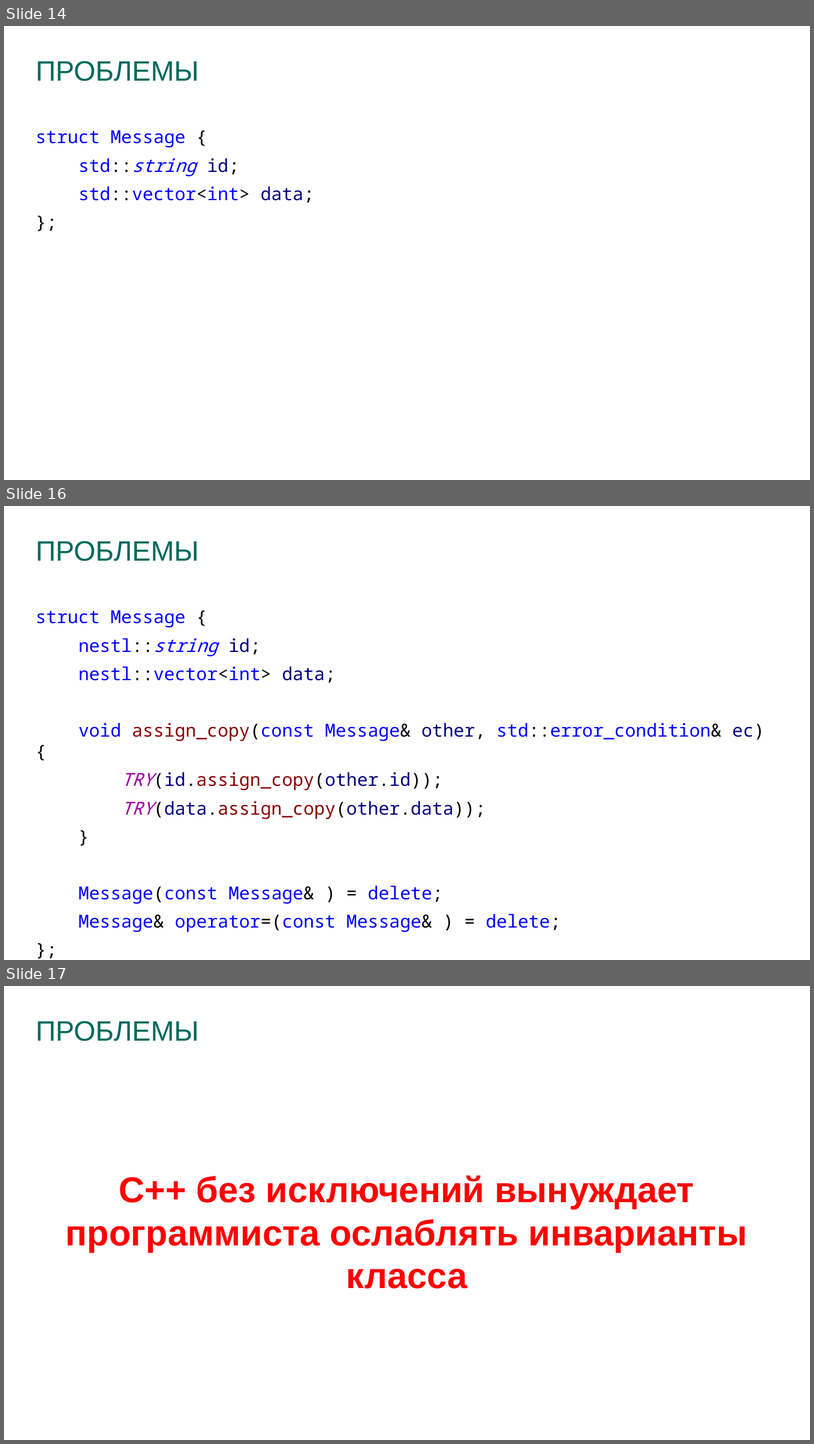
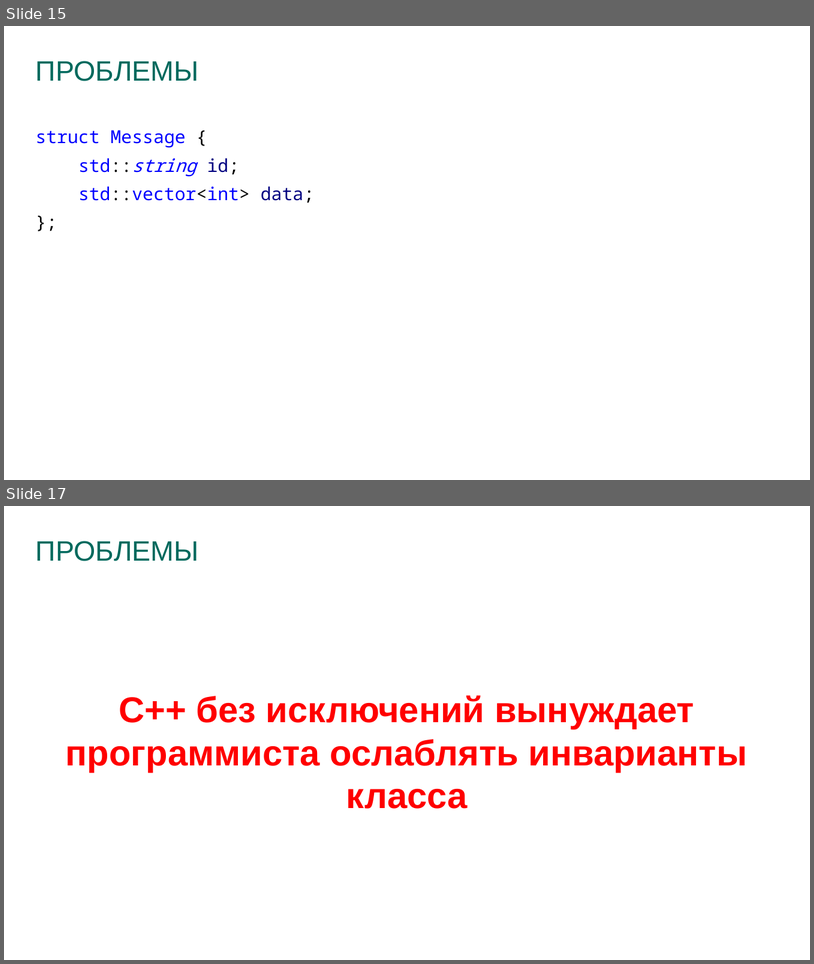
Before and after one commit to prograholic/prograholic.github.io, a slide deck: cpp_russia_2017_24_02_2017/24.02.2017_kutumov.pptx. Shown one above the other, each under a label of ours: slides 14, 16 and 17 before the commit, slides 15 and 17 after it; the slides between them are not shown. The pictures are 814x1444 and 814x964 pixels, drawn with LibreOffice and Linux fonts; fonts in the diff are those of the drawing; background and template pictures are left out. Boxes give left, top, right and bottom in pixels: in the first picture for what was removed or moved away, otherwise in the second. Text is boxed around its words. In the diff, an @@ line names an element or a change of style, - is before the commit and + after.

```diff
--- a/cpp_russia_2017_24_02_2017/24.02.2017_kutumov.pptx
+++ b/cpp_russia_2017_24_02_2017/24.02.2017_kutumov.pptx
@@ slide 16 removed at <box>4,506,810,960</box>, background #FFFFFF @@
@@ title removed at <box>36,541,199,561</box> @@
-ПРОБЛЕМЫ
@@ text removed at <box>36,610,765,932</box> @@
-struct Message {
-nestl::string id;
-nestl::vector<int> data;
-void assign_copy(const Message& other, std::error_condition& ec) {
-TRY(id.assign_copy(other.id));
-TRY(data.assign_copy(other.data));
-}
-Message(const Message& ) = delete;
-Message& operator=(const Message& ) = delete;
-};
@@ what was slide 14 is now slide 15 @@
```
Also in this commit, not shown: 4 slides changed, 3 slides added, 1 other slide removed.
